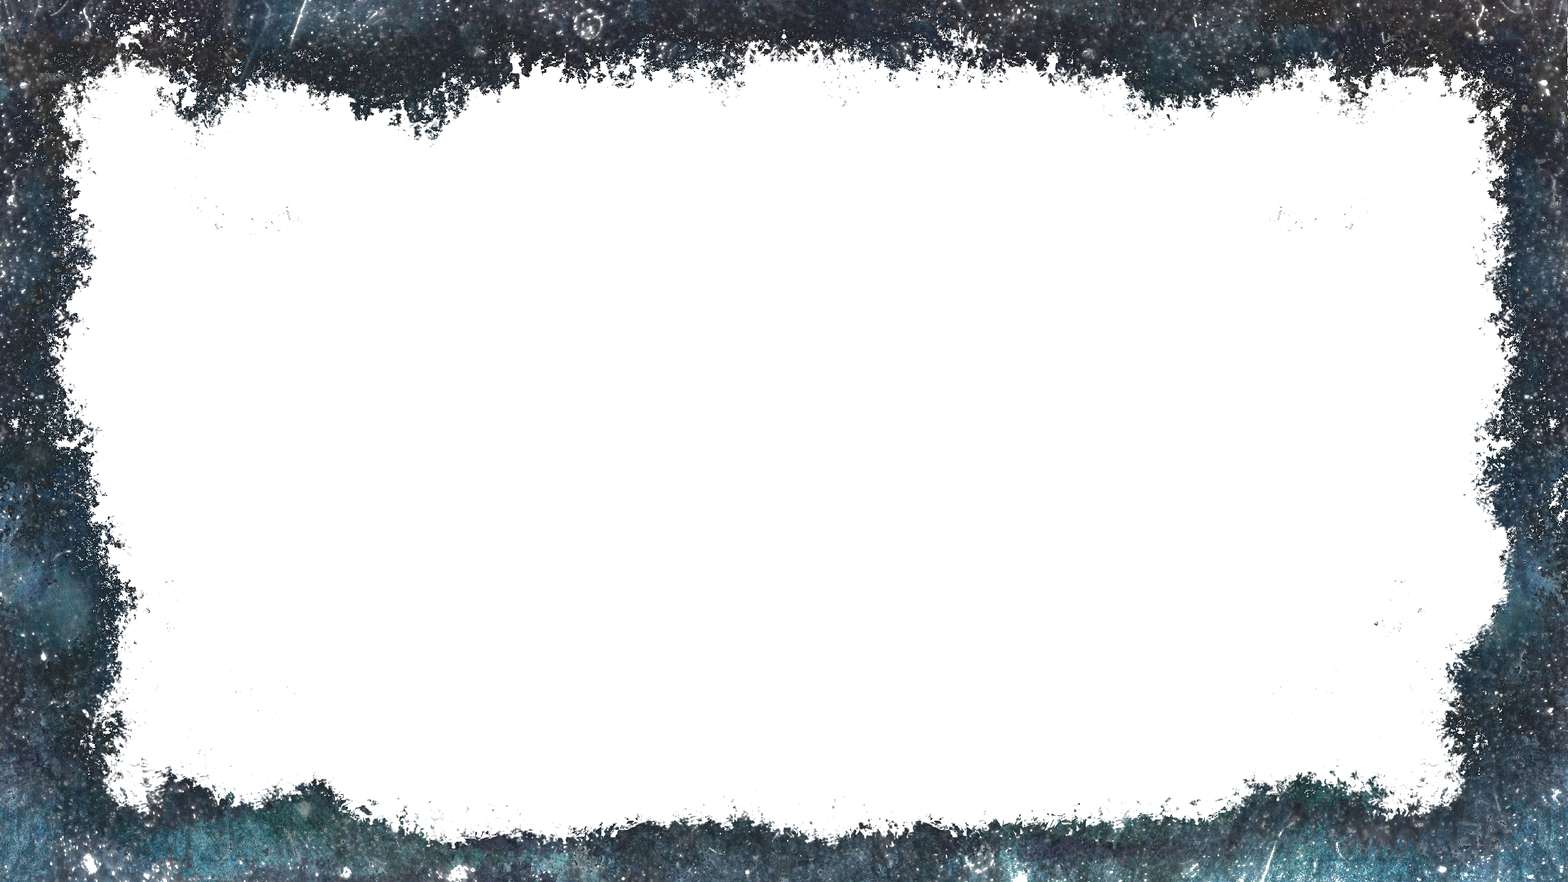
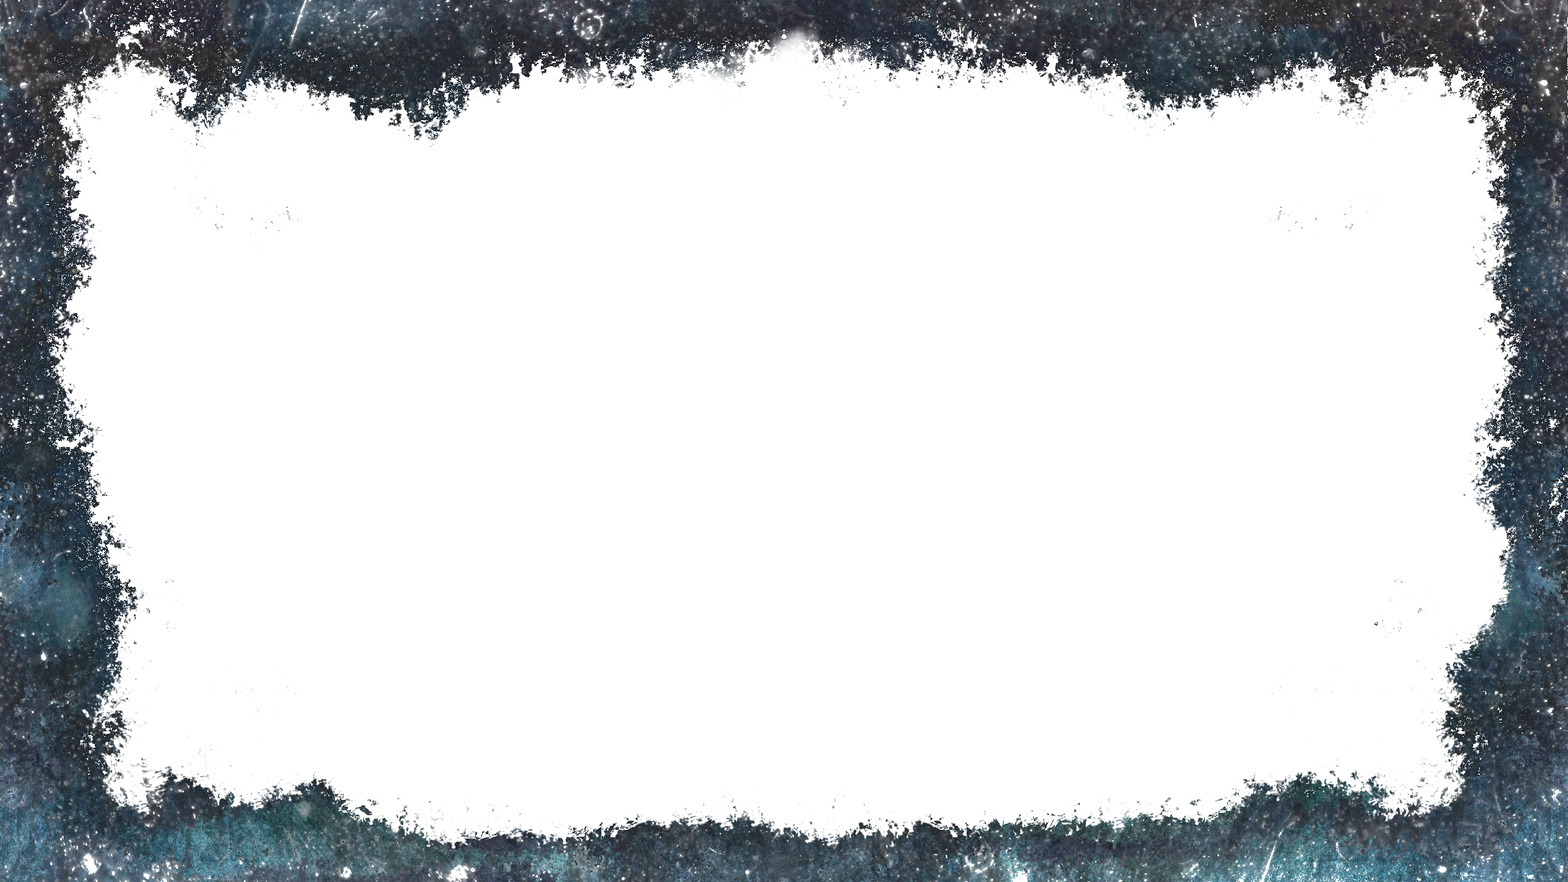
Comparing the layer stacks of the two w=1568, h=882 images. Changes:
removed layer "main surface copy" over [559, 20, 900, 882]
added layer "cold_overlay.dds" above "lens_dirt.dds copy" over [559, 20, 900, 882]